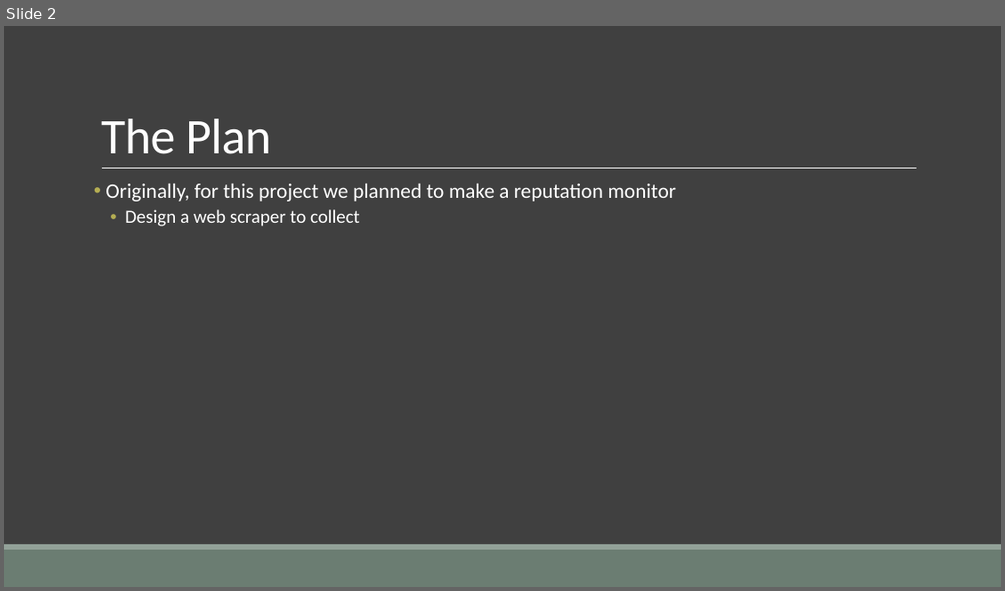
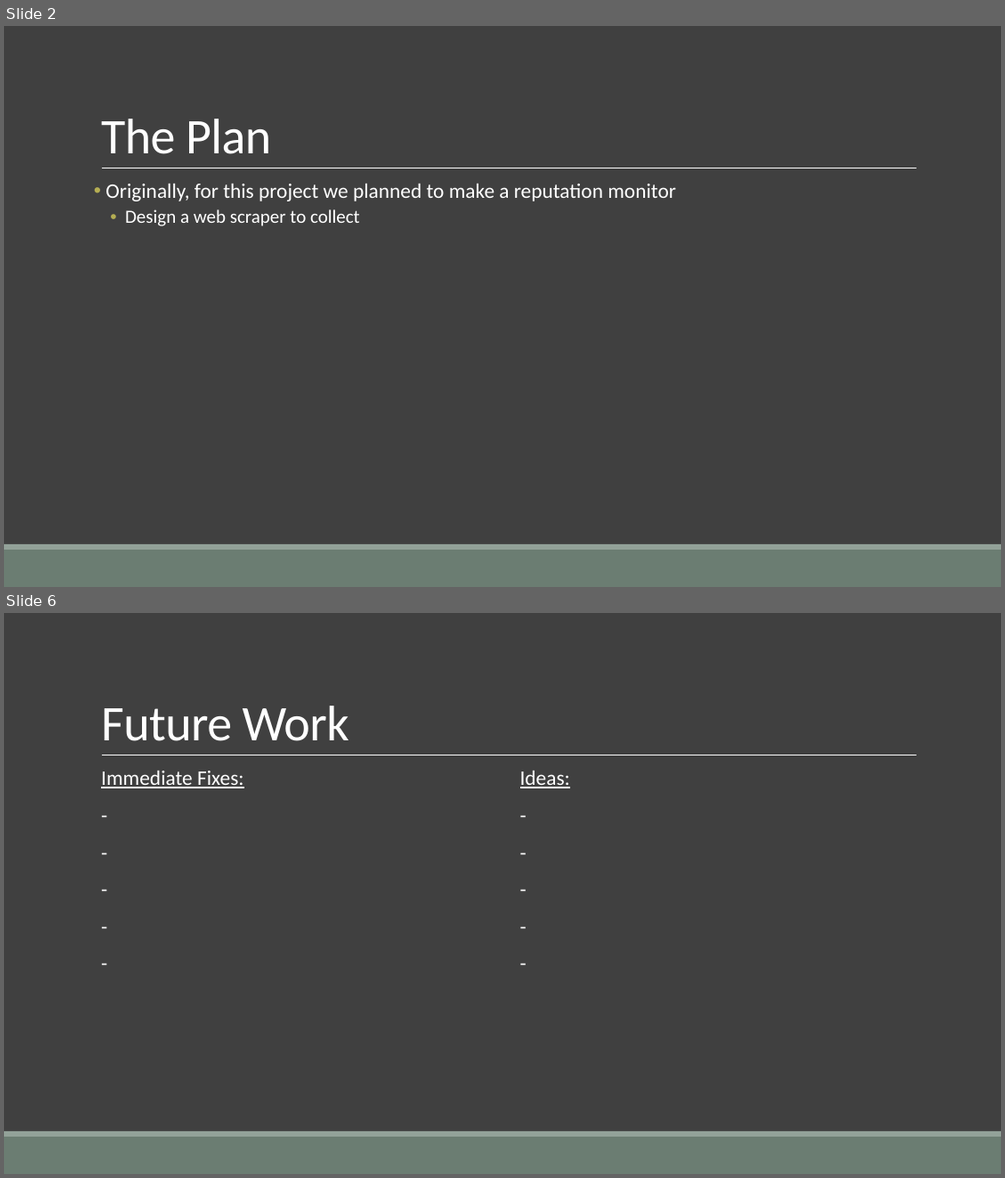
Before and after one commit to wesost/ASM-Final-Project, a slide deck: documentation/Presentation.pptx. Shown one above the other, each under a label of ours: slide 2 before the commit, slides 2 and 6 after it; the slides between them are not shown. The pictures are 1005x591 and 1005x1178 pixels, drawn with LibreOffice and Linux fonts; fonts in the diff are those of the drawing. Boxes give left, top, right and bottom in pixels: in the first picture for what was removed or moved away, otherwise in the second. Text is boxed around its words. In the diff, an @@ line names an element or a change of style, - is before the commit and + after.

```diff
--- a/documentation/Presentation.pptx
+++ b/documentation/Presentation.pptx
@@ slide 6 added at (4, 613, 1001, 1174), background #404040; not listed: 3 template elements that a slide beside it also shows @@
@@ title added at (101, 706, 349, 741), 48 pt, text #FFFFFF @@
+Future Work
@@ text added at (101, 771, 244, 788), 20 pt, text #FFFFFF, underline @@
+  Immediate Fixes:
+  -
+  -
+  -
+  -
+  -
@@ text added at (520, 771, 570, 788), 20 pt, text #FFFFFF, underline @@
+  Ideas:
+  -
+  -
+  -
+  -
+  -
```
Also in this commit, not shown: 4 other slides added, 4 slides removed.
